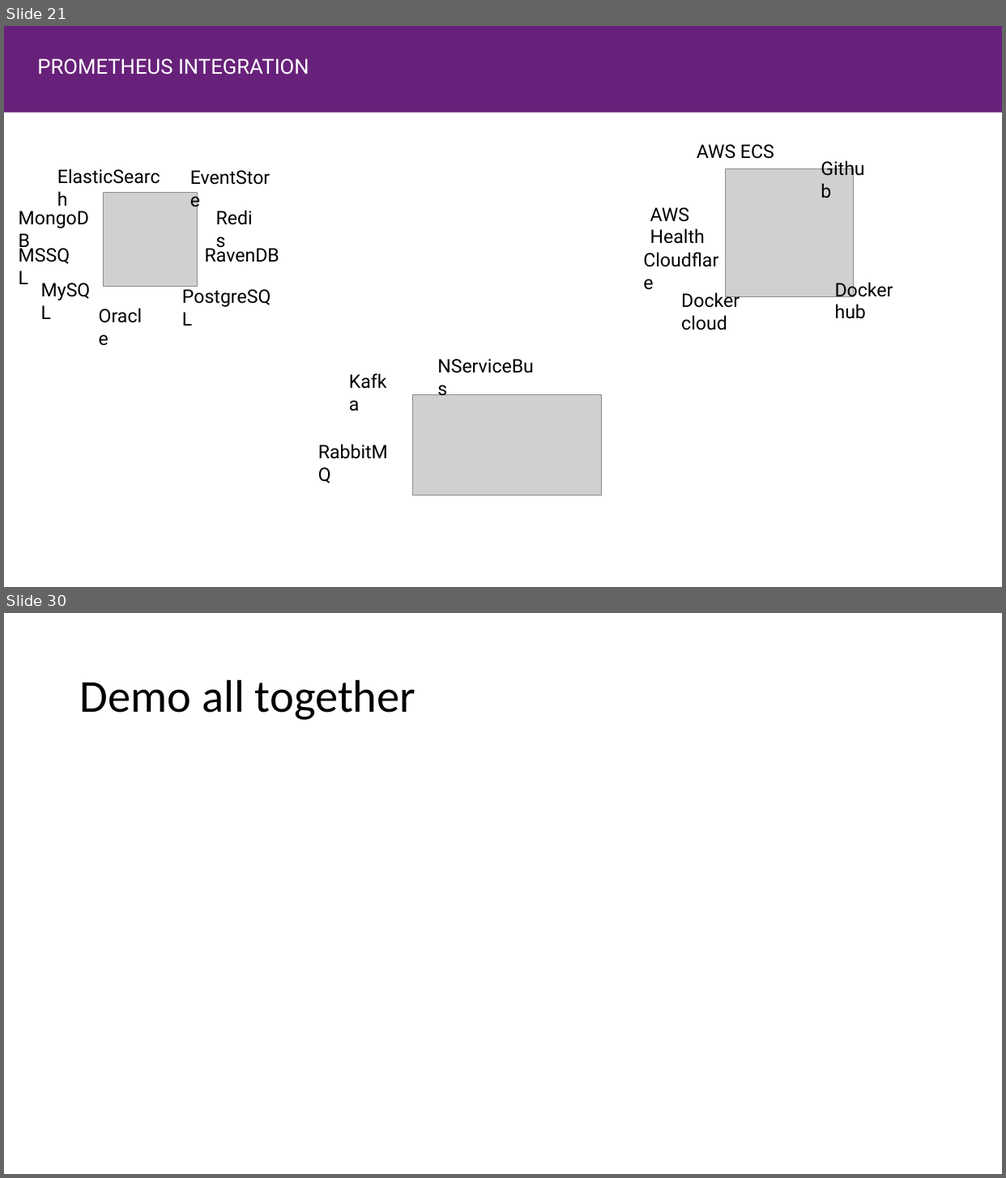
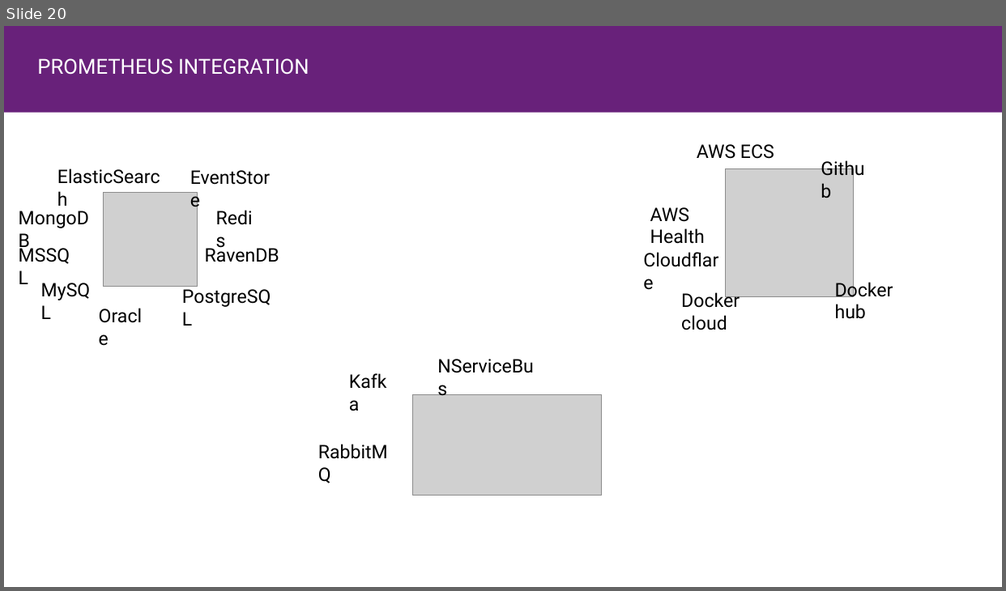
Before and after one commit to jruizx/dotnet-bcn, a slide deck: .net core bcn user group.pptx. Shown one above the other, each under a label of ours: slides 21 and 30 before the commit, slide 20 after it; the slides between them are not shown. The pictures are 1006x1178 and 1006x591 pixels, drawn with LibreOffice and Linux fonts; fonts in the diff are those of the drawing; grey boxes stand for pictures. Boxes give left, top, right and bottom in pixels: in the first picture for what was removed or moved away, otherwise in the second. Text is boxed around its words. In the diff, an @@ line names an element or a change of style, - is before the commit and + after.

```diff
--- a/.net core bcn user group.pptx
+++ b/.net core bcn user group.pptx
@@ slide 30 removed at box(4, 613, 1002, 1174), background #FFFFFF @@
@@ title removed at box(80, 679, 415, 720) @@
-Demo all together
@@ what was slide 21 is now slide 20 @@
```
Also in this commit, not shown: 10 slides added, 11 other slides removed, 11 other files.
